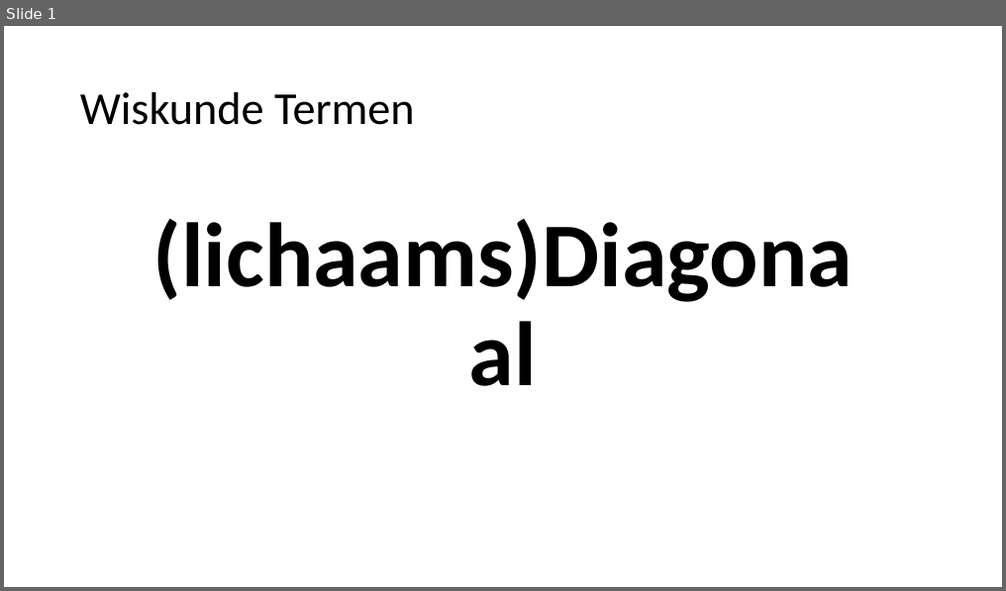
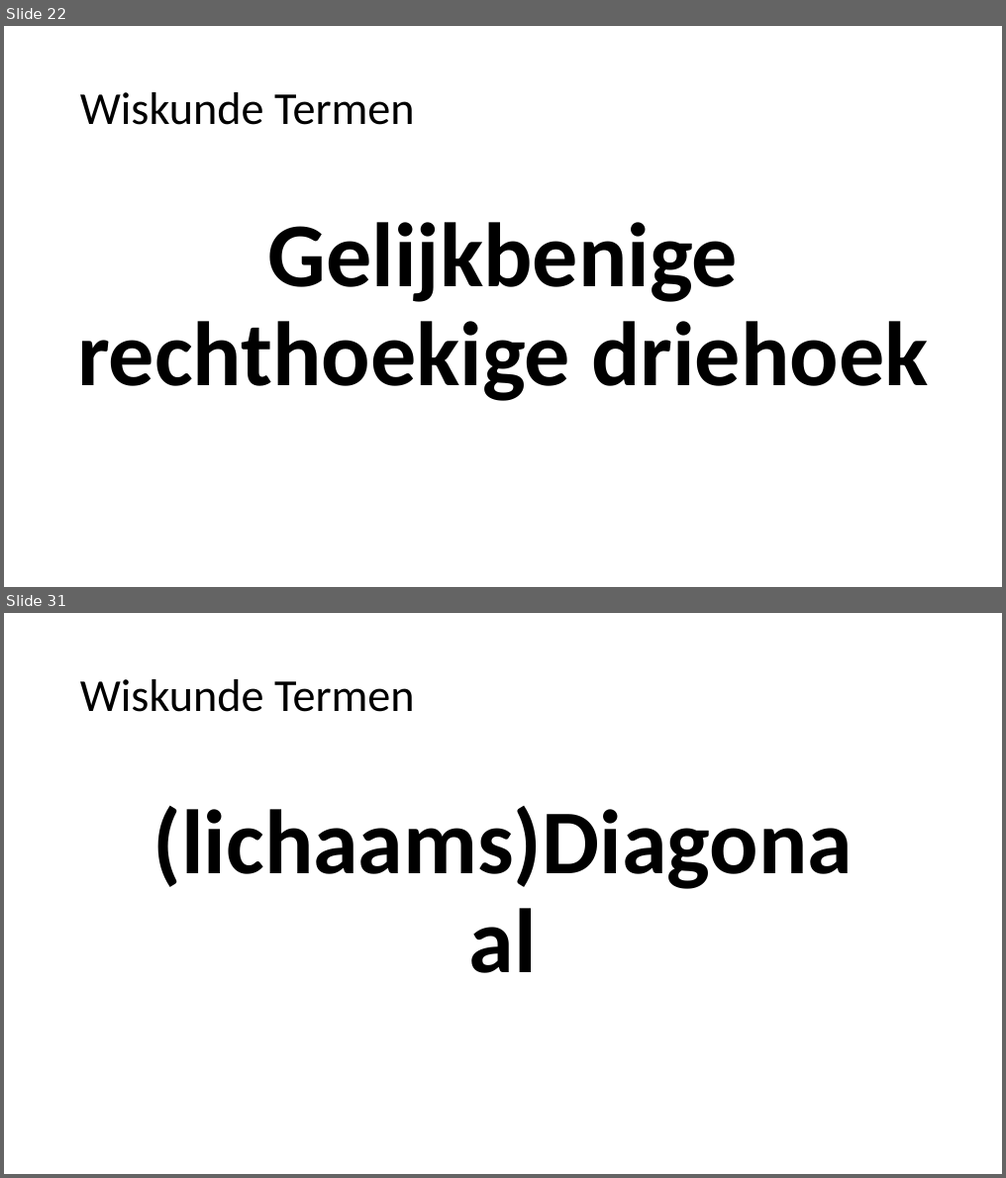
Before and after one commit to heinvinkel/wiskundetermen, a slide deck: meetkunde/AAAAMeetkunde.pptx. Shown one above the other, each under a label of ours: slide 1 before the commit, slides 22 and 31 after it; the slides between them are not shown. The pictures are 1006x591 and 1006x1178 pixels, drawn with LibreOffice and Linux fonts; fonts in the diff are those of the drawing. Boxes give left, top, right and bottom in pixels: in the first picture for what was removed or moved away, otherwise in the second. Text is boxed around its words. In the diff, an @@ line names an element or a change of style, - is before the commit and + after.

```diff
--- a/meetkunde/AAAAMeetkunde.pptx
+++ b/meetkunde/AAAAMeetkunde.pptx
@@ slide 22 added at [4, 26, 1002, 587], background #FFFFFF @@
@@ title added at [80, 92, 415, 125], 44 pt, text #000000 @@
+Wiskunde Termen
@@ text added at [77, 222, 929, 401], 87.8 pt, text #000000, bold @@
+Gelijkbenige rechthoekige driehoek
@@ what was slide 1 is now slide 31 @@
```
Also in this commit, not shown: 29 other slides added, 20 other files.
